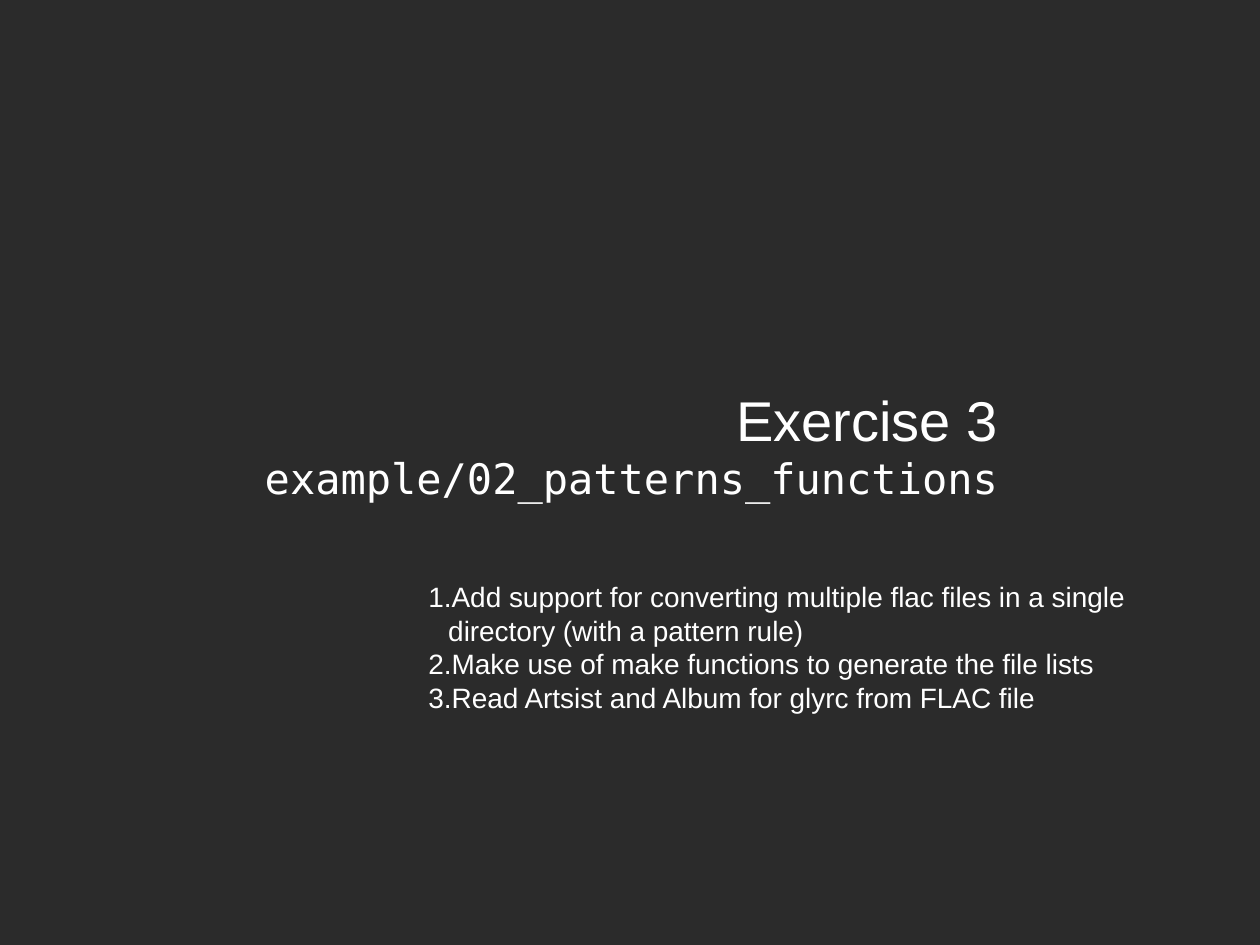
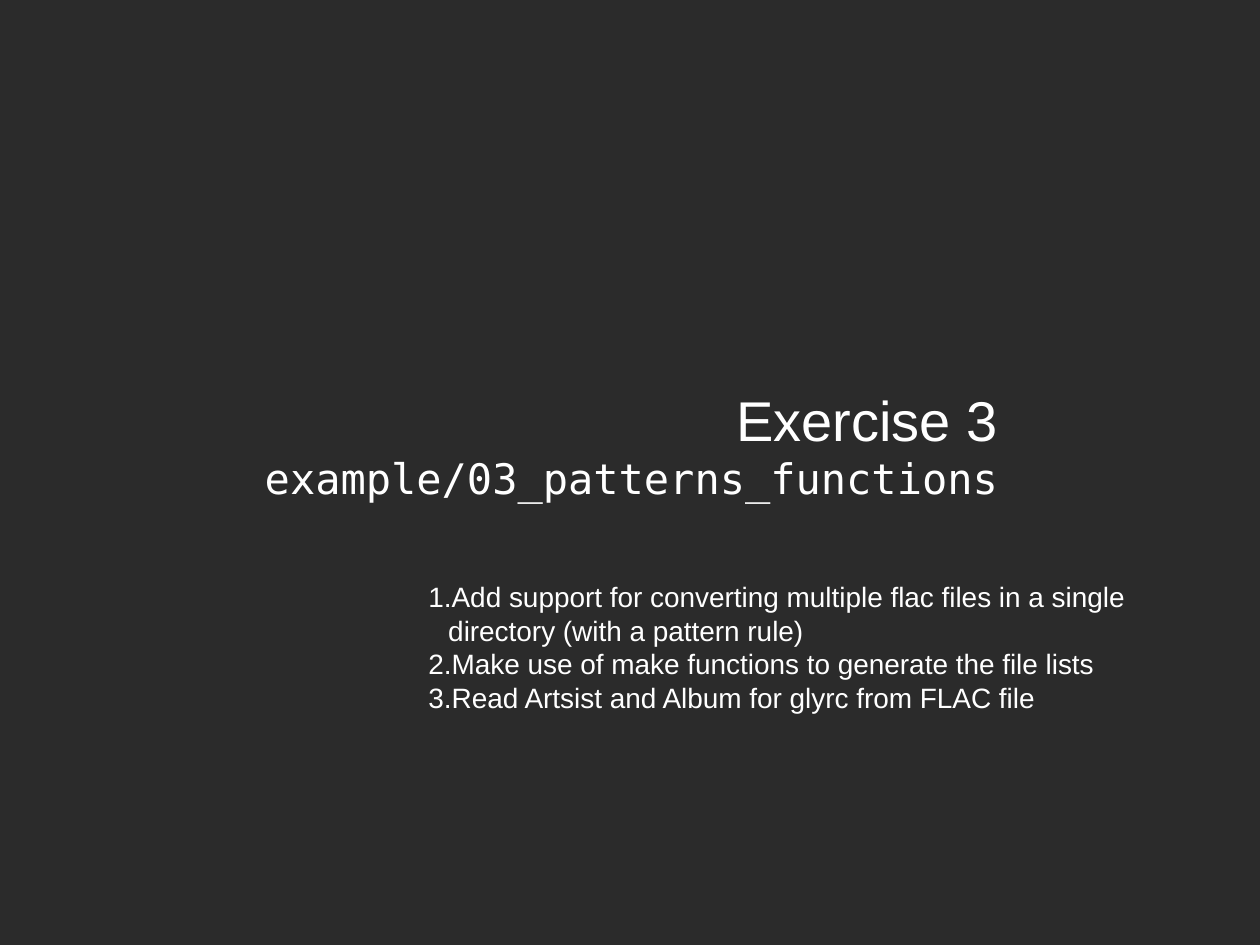
Before and after one commit to fsundermeyer/GNU_make_workshop, a slide deck: slide 35 of Presentation_GNU_make_workshop.odp. Drawn at 1260x945 pixels with LibreOffice and Linux fonts; fonts in the diff are those of the drawing; background and template pictures are left out; a plain dark background stands for a picture behind light text. Boxes give left, top, right and bottom in pixels: in the first picture for what was removed or moved away, otherwise in the second. Text is boxed around its words. In the diff, an @@ line names an element or a change of style, - is before the commit and + after.

```diff
--- a/Presentation_GNU_make_workshop.odp
+++ b/Presentation_GNU_make_workshop.odp
@@ title at box(265, 400, 998, 504): text changed @@
-Exercise 3
-example/02_patterns_functions
+Exercise 3
+example/03_patterns_functions
```
Also in this commit, not shown: 1 other slide changed.
